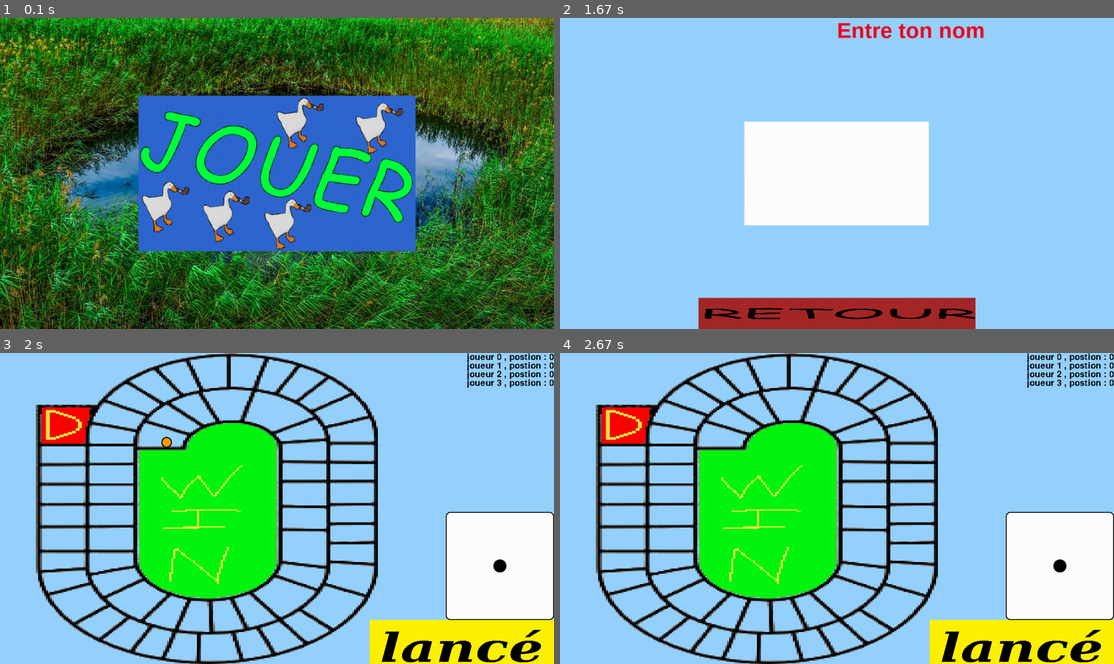
Above: before the commit, frames 1-4 (two rows, left to right).
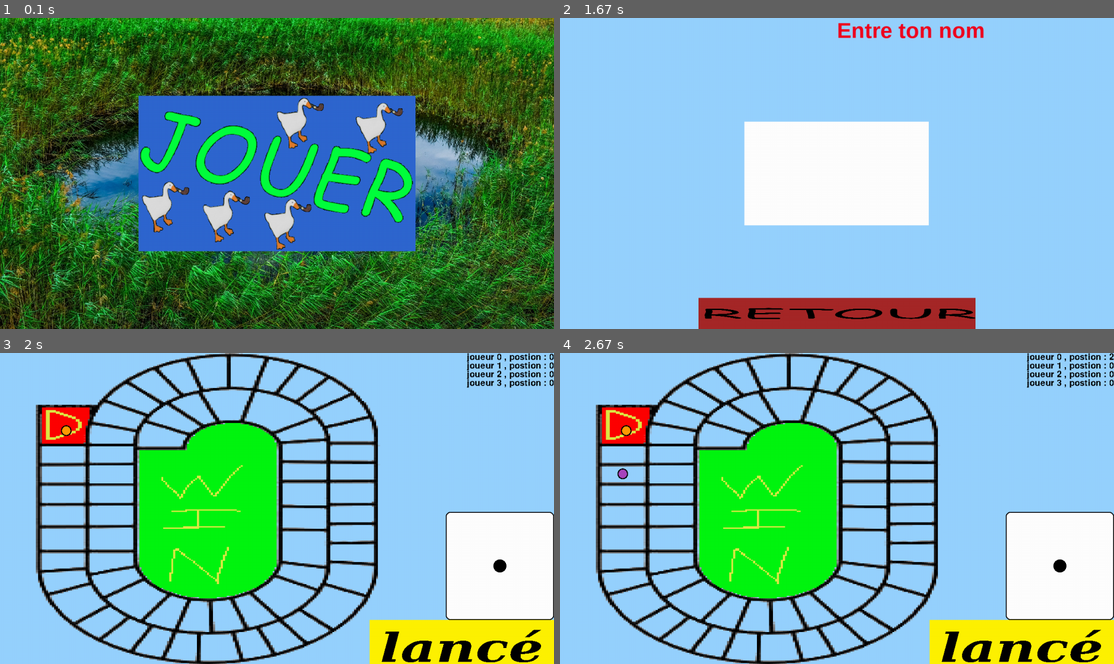
Above: after the commit, the same moments.

Repository: chokinyan/nsi-projet
Game: pygame game, started from projet nsi/projet.py
Same seed, same stepped clock (60 frames per second), same inputs: the game is played once before the commit and once after it.
Inputs (mouse positions are in pixels of both pictures, inside the frame that each line leads up to):
- Up to frame 1 (0.1 s): no input
- Up to frame 2 (1.67 s): click (837, 173) at 0.38 s; click (837, 195) at 0.72 s; click (886, 173) at 1.05 s; click (753, 173) at 1.38 s
- Up to frame 3 (2 s): tap Enter at 1.67 s
- Up to frame 4 (2.67 s): click (1019, 642) at 2.05 s

Frames 1-2 are identical in both runs. In frame 3, 0.1% of the frame differs, in the area x 11-32%, y 23-31%; in frame 4, 0.1%, in the area x 10-100%, y 0-41%.

Commit message:
Update projet.py

Diff:
--- a/projet nsi/projet.py
+++ b/projet nsi/projet.py
@@ -276,7 +276,70 @@
         print(pyg.display.get_driver())
 
 #-------------------------------------------------------------
-center_case = [pyg.Rect(371, 193,0,0),pyg.Rect(142,234,0,0),pyg.Rect(142,281,0,0),pyg.Rect(142,323,0,0),pyg.Rect(142,377,0,0),pyg.Rect(142,425,0,0),pyg.Rect(142,478,0,0),pyg.Rect(149,524,0,0),pyg.Rect(182,578,0,0),pyg.Rect(237,621,0,0),pyg.Rect(296,652,0,0),pyg.Rect(359,668,0,0),pyg.Rect(359,478,0,0),pyg.Rect(427,679,0,0),pyg.Rect(502,682,0,0),pyg.Rect(583,671,0,0),pyg.Rect(647,656,0,0),pyg.Rect(703,630,0,0),pyg.Rect(768,584,0,0),pyg.Rect(142,478,0,0)]
+center_case = [pyg.Rect(139, 166,0,0),
+pyg.Rect(128, 223,0,0),
+pyg.Rect(131, 266,0,0),
+pyg.Rect(128, 314,0,0),
+pyg.Rect(133, 394,0,0),
+pyg.Rect(127, 415,0,0),
+pyg.Rect(122, 468,0,0),
+pyg.Rect(169, 579,0,0),
+pyg.Rect(181, 568,0,0),
+pyg.Rect(306, 648,0,0),
+pyg.Rect(357, 661,0,0),
+pyg.Rect(402, 670,0,0),
+pyg.Rect(521, 686,0,0),
+pyg.Rect(597, 677,0,0),
+pyg.Rect(627, 657,0,0),
+pyg.Rect(647, 641,0,0),
+pyg.Rect(718, 604,0,0),
+pyg.Rect(749, 569,0,0),
+pyg.Rect(790, 503,0,0),
+pyg.Rect(792, 446,0,0),
+pyg.Rect(794, 402,0,0),
+pyg.Rect(796, 360,0,0),
+pyg.Rect(797, 309,0,0),
+pyg.Rect(792, 261,0,0),
+pyg.Rect(794, 215,0,0),
+pyg.Rect(797, 169,0,0),
+pyg.Rect(773, 123,0,0),
+pyg.Rect(732, 85,0,0),
+pyg.Rect(671, 56,0,0),
+pyg.Rect(524, 56,0,0),
+pyg.Rect(550, 30,0,0),
+pyg.Rect(478, 35,0,0),
+pyg.Rect(406, 43,0,0),
+pyg.Rect(346, 65,0,0),
+pyg.Rect(282, 90,0,0),
+pyg.Rect(256, 134,0,0),
+pyg.Rect(250, 241,0,0),
+pyg.Rect(244, 221,0,0),
+pyg.Rect(244, 279,0,0),
+pyg.Rect(243, 313,0,0),
+pyg.Rect(245, 423,0,0),
+pyg.Rect(243, 416,0,0),
+pyg.Rect(232, 473,0,0),
+pyg.Rect(322, 582,0,0),
+pyg.Rect(317, 557,0,0),
+pyg.Rect(408, 592,0,0),
+pyg.Rect(476, 605,0,0),
+pyg.Rect(594, 601,0,0),
+pyg.Rect(644, 573,0,0),
+pyg.Rect(691, 518,0,0),
+pyg.Rect(710, 474,0,0),
+pyg.Rect(692, 378,0,0),
+pyg.Rect(689, 342,0,0),
+pyg.Rect(698, 281,0,0),
+pyg.Rect(701, 235,0,0),
+pyg.Rect(691, 201,0,0),
+pyg.Rect(690, 156,0,0),
+pyg.Rect(617, 125,0,0),
+pyg.Rect(447, 129,0,0),
+pyg.Rect(395, 142,0,0),
+pyg.Rect(381, 136,0,0),
+pyg.Rect(368, 248,0,0),
+pyg.Rect(908, 201,0,0)
+]
 nb_bot = 0
 nb_j = 1
 pyg.init()
@@ -384,7 +447,7 @@
     for event in pyg.event.get():
 
         if click and etat.etat == "partie":
-            center_case[0] = pyg.Rect(pos[0],pos[1],0,0)
+            joueur[0].position += 1
             etat.reload_screen()
 
 
@@ -407,14 +470,14 @@
                             joueur[0].nom = textinp["nom"].text
                         pyg.mouse.set_cursor(textinp["nom"].cursor)
                         etat.partie()
-            if etat.etat == "partie":
-                if event.key == pyg.K_RETURN:
-                    str_pos = str(pos)
-                    str_pos = str_pos[:-1]
-                    str_pos = str_pos[1::]
-                    nb_click += 1
-                    print('enregistrer')
-                    rect_list.write(f'{nb_click} pyg.Rect({str_pos},0,0),\n')
+            #if etat.etat == "partie":
+            #    if event.key == pyg.K_RETURN:
+            #        str_pos = str(pos)
+            #        str_pos = str_pos[:-1]
+            #        str_pos = str_pos[1::]
+            #        nb_click += 1
+            #        print('enregistrer')
+            #        rect_list.write(f'{nb_click} pyg.Rect({str_pos},0,0),\n')
 
 
         #    if event.key == pyg.K_F11:
